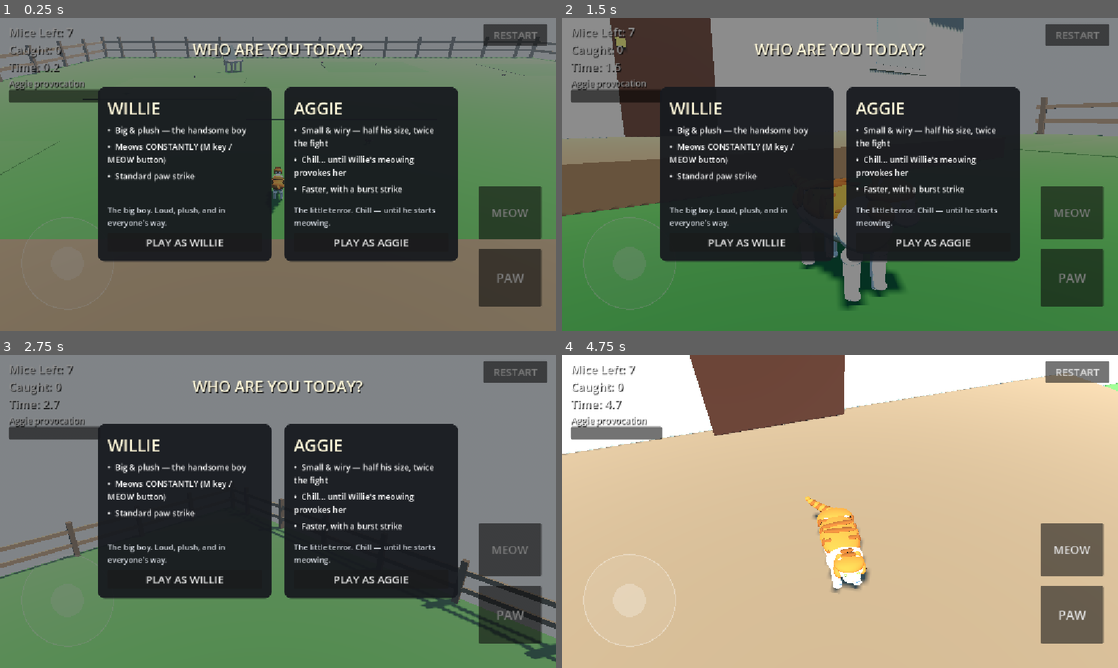
Above: before the commit, frames 1-4 (two rows, left to right).
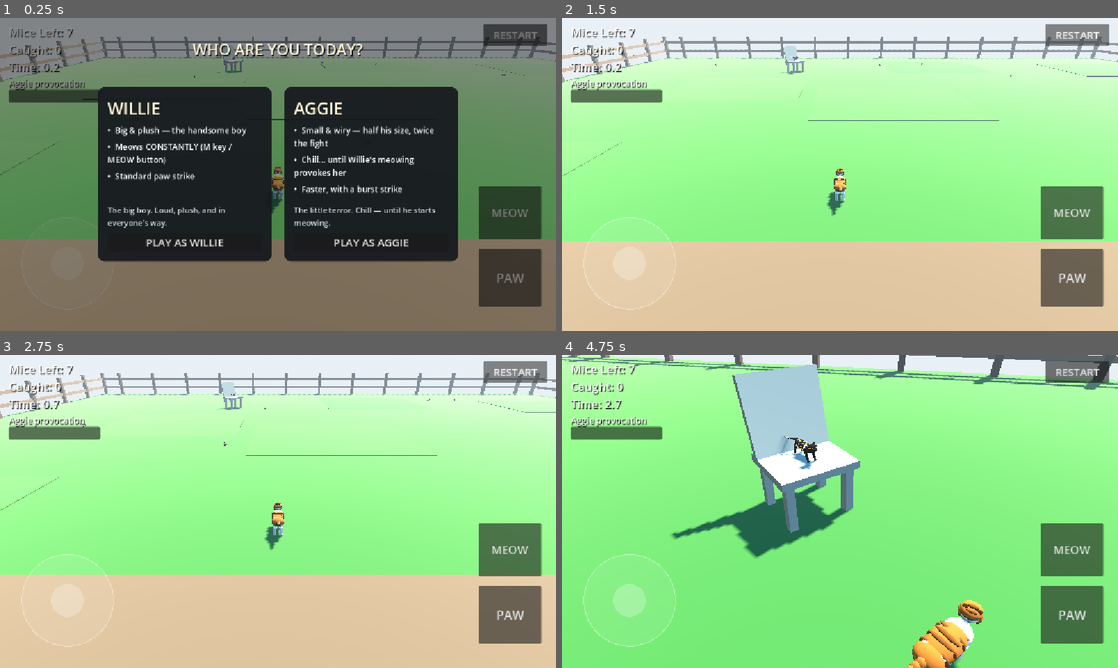
Above: after the commit, the same moments.

Repository: danfour649/puppies-vs-kittens
Game: Godot game, scene res://tools/shots.tscn
Two runs of this game, one before a commit and one after it. Both use one fixed random seed, a clock stepped at 60 frames per second and the inputs below. This scene is started directly instead of the project's main scene.
Inputs (mouse positions are in pixels of both pictures, inside the frame that each line leads up to):
- Up to frame 1 (0.25 s): no input
- Up to frame 2 (1.5 s): click "RESTART" at 0.5 s; click "RESTART" at 1.25 s
- Up to frame 3 (2.75 s): click "RESTART" at 2 s
- Up to frame 4 (4.75 s): click "PLAY AS WILLIE" (after the commit: "PAW") at 2.75 s; tap Enter at 3.5 s; drag from (628, 599) to (895, 442) at 3.52 s; drag from (728, 527) to (812, 574) at 4.27 s

The runs differ from the first frame. In frame 1, less than 0.1% of the frame differs, in the area x 41-43%, y 12-14%; in frame 2, 99%; in frame 3, 99%, in the area x 0-100%, y 0-100%; in frame 4, 97%.

Commit message:
Integrate duo gameplay with the refined cat models
- Merge origin/main (PR #3 appearance: characters schema, photo Willie, wiry tortie Aggie)
- duo_system: build the sibling via the kit set_character("aggie") so she gets the real tortie model, wiry build and 0.25 scale from cat_species.json
- characters.gd: read Aggie coat from palette.base (the new schema key)
- main.gd: drop the appearance static cameo Aggie (the duo sibling replaces her); main.aggie handle now points at the duo sibling; camera keeps DUO shake + cam_anchor
- tests_duo: +6 integration assertions (tortoiseshell pattern, 95 mottle patches, scales 0.25/0.35, Willie striped bicolor) — duo 51/51, smoke 52/52, web export RC=0
- tools/shots: dismiss the character select before the standing shots; fresh integrated shot pass

Diff:
--- a/godot3d/duo/characters.gd
+++ b/godot3d/duo/characters.gd
@@ -135,7 +135,7 @@
 		base["scale"] = float(e["scale"])
 	elif e.has("model_scale"):
 		base["scale"] = float(e["model_scale"])
-	var coat_v: Variant = pal.get("coat", e.get("coat", e.get("color", [])))
+	var coat_v: Variant = pal.get("coat", pal.get("base", e.get("coat", e.get("color", []))))
 	base["coat"] = _col(coat_v, base["coat"])
 	base["patch"] = _col(pal.get("ginger", e.get("patch", e.get("ginger", []))), base["patch"])
 	base["nose"] = _col(pal.get("nose", e.get("nose", [])), base["nose"])
--- a/godot3d/duo/duo_system.gd
+++ b/godot3d/duo/duo_system.gd
@@ -63,6 +63,7 @@
 	# character data, and only then add her to the tree (the kit
 	# builds its model in _ready).
 	aggie_cat = CatScene.new()
+	aggie_cat.set_character("aggie") # kit loads her real record (tortie, wiry, 0.25)
 	DuoCharacters.apply(aggie_cat, chars.get("aggie", {}))
 	aggie_cat.name = String(chars.get("aggie", {}).get("name", "Aggie"))
 	game.add_child(aggie_cat)
--- a/godot3d/duo/tests_duo.gd
+++ b/godot3d/duo/tests_duo.gd
@@ -67,6 +67,11 @@
 	check(game.cat == willie, "default player is the first character")
 	check(String(aggie.species_name) == String(duo.chars["aggie"]["name"]), "sibling name comes from character data (got %s)" % aggie.species_name)
 	check(duo.sibling_cat() == aggie, "sibling is the other cat")
+	check(String(aggie.pattern) == "tortoiseshell", "sibling Aggie uses the real tortie pattern (got %s)" % aggie.pattern)
+	check(aggie.mottle_count > 0, "sibling Aggie model has tortie mottle patches (count=%d)" % aggie.mottle_count)
+	check(absf(aggie.model_scale - 0.25) < 0.011, "sibling Aggie scale is 0.25 from the characters schema (got %.2f)" % aggie.model_scale)
+	check(String(willie.pattern) == "bicolor" and willie.stripe_count > 0, "Willie is the striped bicolor build (stripes=%d)" % willie.stripe_count)
+	check(absf(willie.model_scale - 0.35) < 0.011, "Willie scale is 0.35 from the characters schema (got %.2f)" % willie.model_scale)
 	await frames(30)
 	check(duo.sibling.mode == "lounge", "sibling starts chill: lounging (got %s)" % duo.sibling.mode)
 	check(aggie.is_lounging, "sibling cat is in the lounge flop")
@@ -127,6 +132,7 @@
 	check(game2.cat.model_scale < duo2.willie_cat.model_scale,
 		"player Aggie is smaller than sibling Willie (%.2f < %.2f)" % [game2.cat.model_scale, duo2.willie_cat.model_scale])
 	check(duo2.sibling_cat() == duo2.willie_cat, "sibling is Willie")
+	check(String(game2.cat.pattern) == "tortoiseshell" and game2.cat.mottle_count > 0, "player Aggie is the real tortie model (pattern=%s, mottles=%d)" % [game2.cat.pattern, game2.cat.mottle_count])
 	# Willie NPC paths AROUND the player, not through her.
 	var sib2 = duo2.sibling
 	sib2.autonomous = false
--- a/godot3d/main.gd
+++ b/godot3d/main.gd
@@ -62,13 +62,6 @@
 	cat.global_position = Vector3(2.5, 0.1, -6.2)
 	cat.rotation.y = PI # face into the yard (+Z); model forward is -Z
 	cat.paw_swiped.connect(_on_paw_swiped)
-	aggie = CatScene.new()
-	aggie.set_character("aggie")
-	aggie.name = "Aggie"
-	add_child(aggie)
-	aggie.global_position = CHAIR_SEAT + Vector3(0, 0.09, 0)
-	aggie.rotation.y = 0.8 # on the garden chair, aligned with its back
-	aggie.set_lounge(true)
 	_build_camera()
 	_build_hud()
 	_touch = TouchScene.new()
@@ -80,6 +73,7 @@
 	duo.name = "DuoSystem"
 	add_child(duo)
 	duo.setup(self)
+	aggie = duo.aggie_cat # shots seam: main's Aggie handle is the duo sibling
 
 
 # --- materials / boxes (wildlife.gd idiom, shadows on for a diorama) --------
--- a/godot3d/tools/shots.gd
+++ b/godot3d/tools/shots.gd
@@ -35,6 +35,9 @@
 	_game = load("res://main.tscn").instantiate()
 	add_child(_game)
 	await _wait(1.0)
+	if _game.duo != null and _game.duo.select_visible():
+		_game.duo.choose("willie")
+		await _wait(0.4)
 	var suns: Array = _game.find_children("*", "DirectionalLight3D")
 	var sun: DirectionalLight3D = null
 	if suns.size() > 0:
Binary file changed: godot3d/screenshots/aggie_closeup.png
Binary file changed: godot3d/screenshots/both_cats.png
Binary file changed: godot3d/screenshots/gameplay/aggie_dash.png
Not shown, added: godot3d/screenshots/gameplay/aggie_dash.png.import
Binary file changed: godot3d/screenshots/gameplay/both_cats_yard.png
Not shown, added: godot3d/screenshots/gameplay/both_cats_yard.png.import
Binary file changed: godot3d/screenshots/gameplay/character_select.png
Not shown, added: godot3d/screenshots/gameplay/character_select.png.import
Binary file changed: godot3d/screenshots/lounge.png
Binary file changed: godot3d/screenshots/willie_closeup.png
